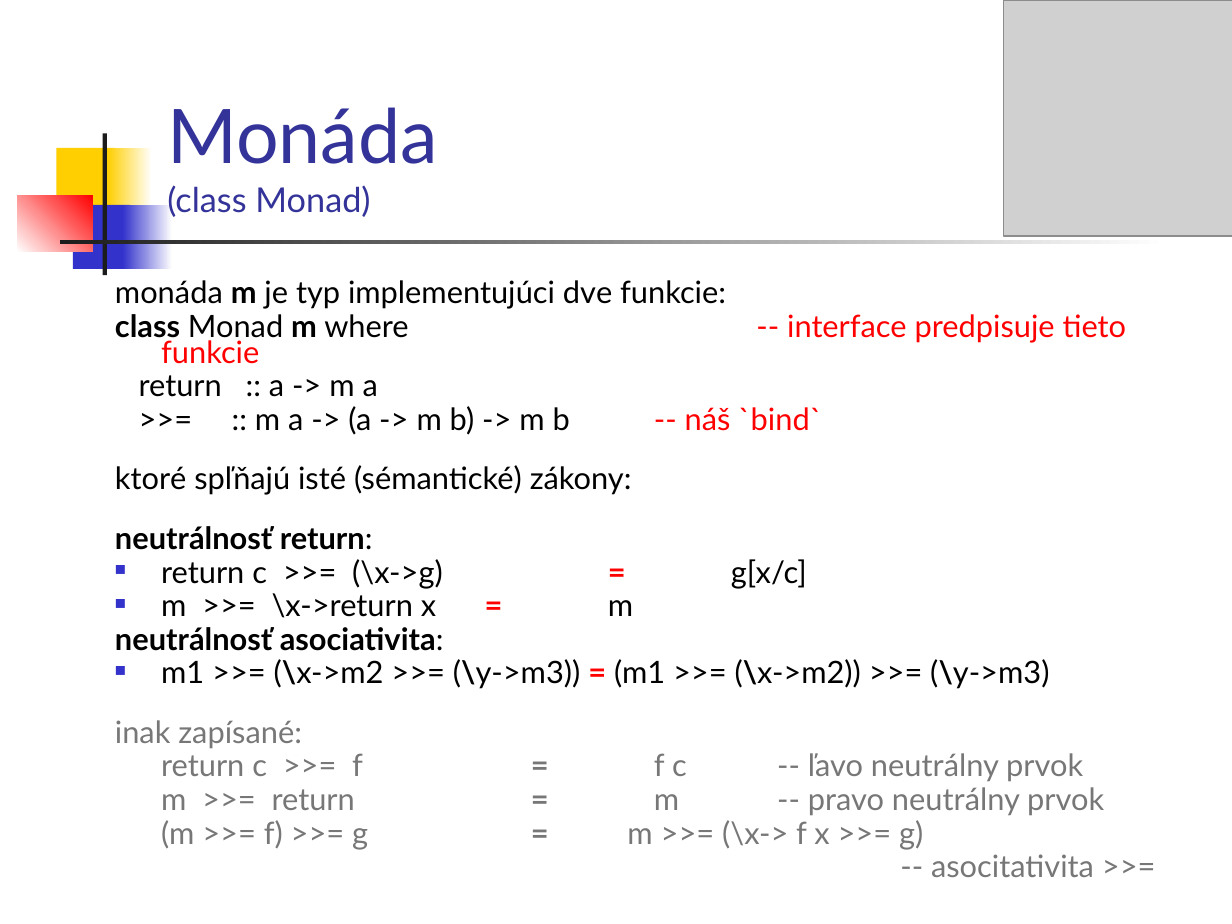
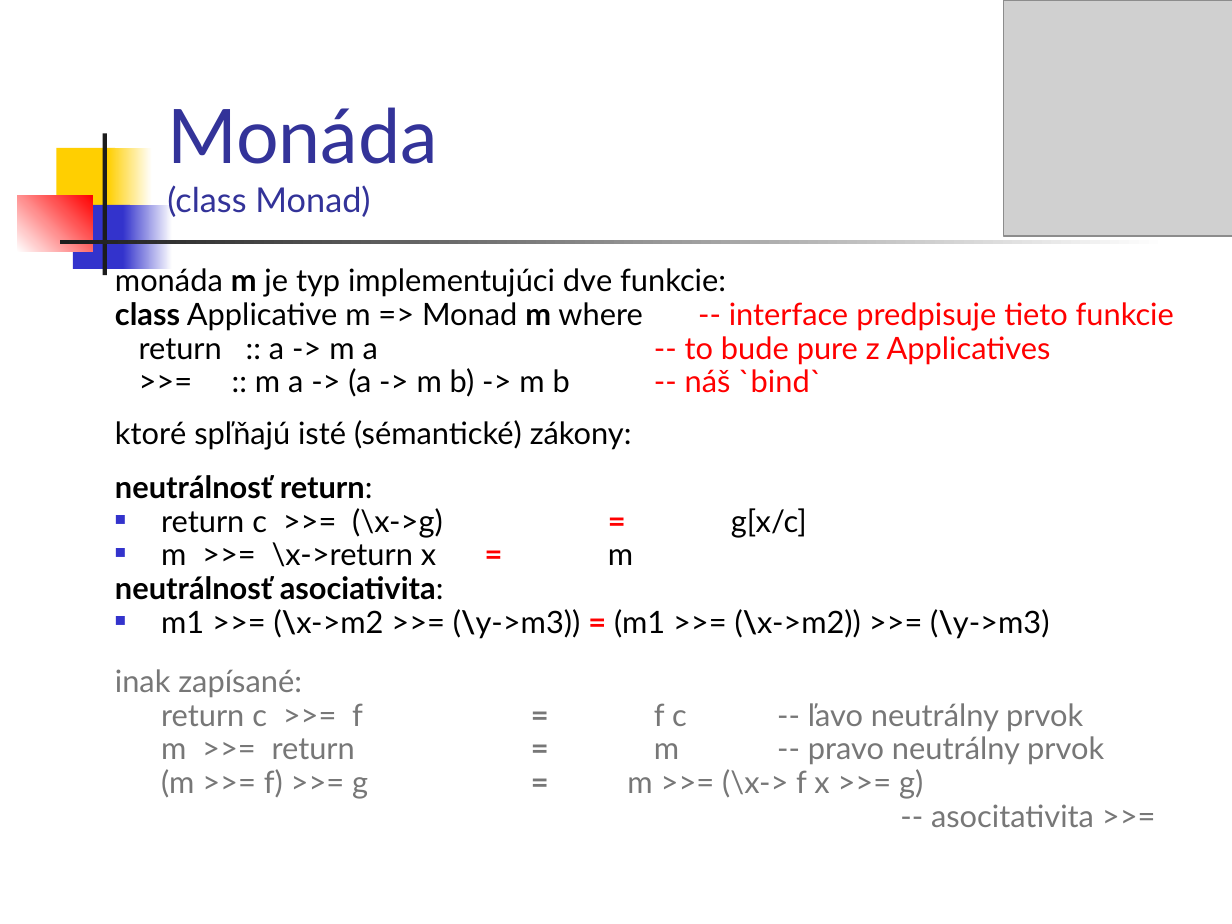
Before and after one commit to Funkcionalne/Prednasky, a slide deck: slide 23 of 11/11_fpro.ppt. Drawn at 1232x924 pixels with LibreOffice and Linux fonts; fonts in the diff are those of the drawing; grey boxes stand for pictures. Boxes give left, top, right and bottom in pixels: in the first picture for what was removed or moved away, otherwise in the second. Text is boxed around its words. In the diff, an @@ line names an element or a change of style, - is before the commit and + after.

```diff
--- a/11/11_fpro.ppt
+++ b/11/11_fpro.ppt
@@ text "monáda m je typ implementujúci ...": place and size @@
-text "monáda m je typ implementujúci ..." at bbox=[115, 280, 1127, 877]
+text "monáda m je typ implementujúci ..." at bbox=[115, 264, 1174, 827]
@@ text at bbox=[115, 302, 1174, 365]: text changed @@
-class Monad m where -- interface predpisuje tieto funkcie
-return :: a -> m a
+class Applicative m => Monad m where -- interface predpisuje tieto funkcie
+return :: a -> m a -- to bude pure z Applicatives
```
Also in this commit, not shown: 33 other slides changed, 1 slide added, 6 other files.
